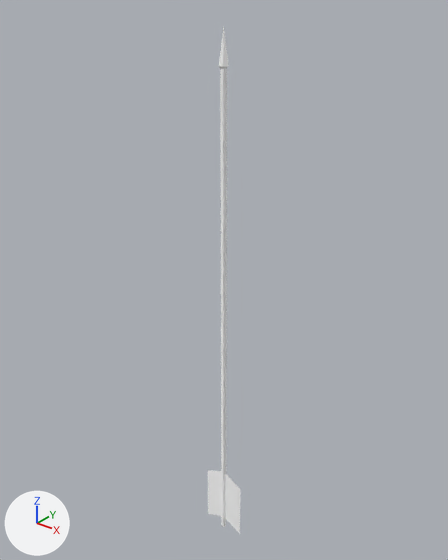
Two versions of the glTF model apps/client/src/props/art-study/source-natural-arrow/natural-arrow-clear.glb, one commit apart.
Rendered twice from a camera (50 mm lens) standing at (0.441, -0.55, 0.764) and looking at (-0.015, 0.02, 0.411). The axes (+X, +Y, +Z) are drawn at lower left. The lights are the same throughout. The older version comes first. Where no turn or scale is listed for an object, it has been applied to the vertices.

Objects in the first picture: 'natural-arrow-clear runtime mesh'.
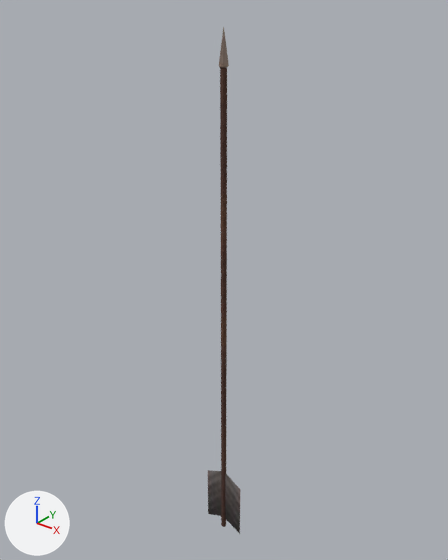
Boxes [x1, y1, x2, y2] around the edits, measured in the pictures (448 x 560 px):
'natural-arrow-clear runtime mesh', recoloured (darker): [208, 27, 240, 534] in both

What the commit changed:
Picture 'bow01D' (img_bow01d) is new.
Material 'arrow bowarrowquiver albedo' (mat_arrow_bowarrowquiver_albedo) is new.
Its texture is img_bow01d.
Its roughness is 0.9.
me_circle_001 has 38 vertices, 56 faces and spans x -0.032..0.031, y -0.005..0.005, z -0.283..0.437.
me_circle_001 no longer uses material mat_bowarrowquiver (white #ffffff).
me_circle_001 gains material mat_arrow_bowarrowquiver_albedo (picture img_bow01d).
